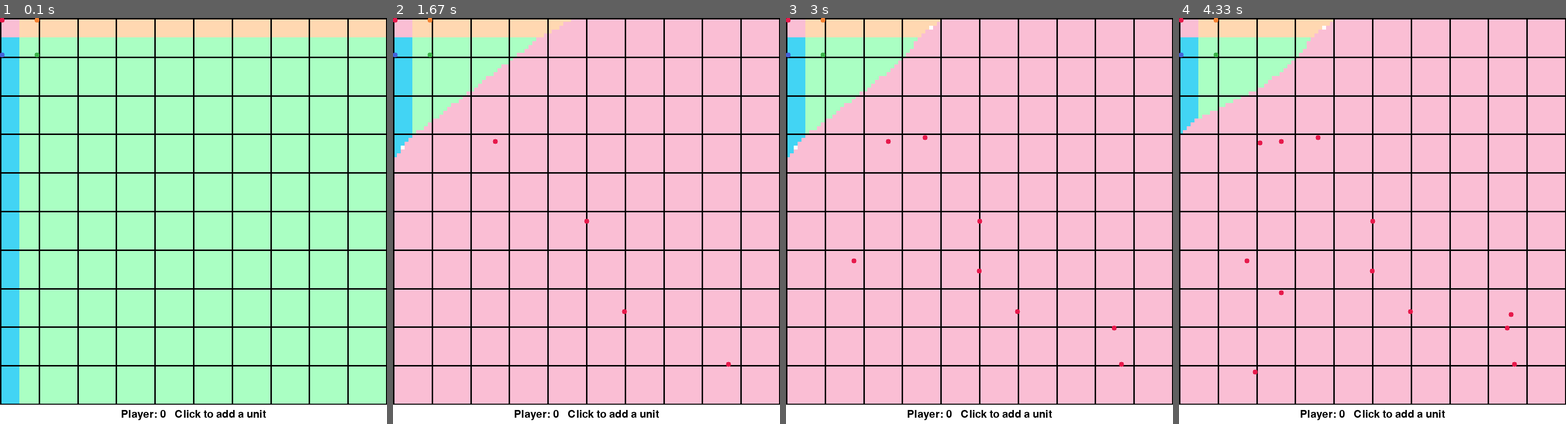
Above: before the commit, frames 1-4 (left to right).
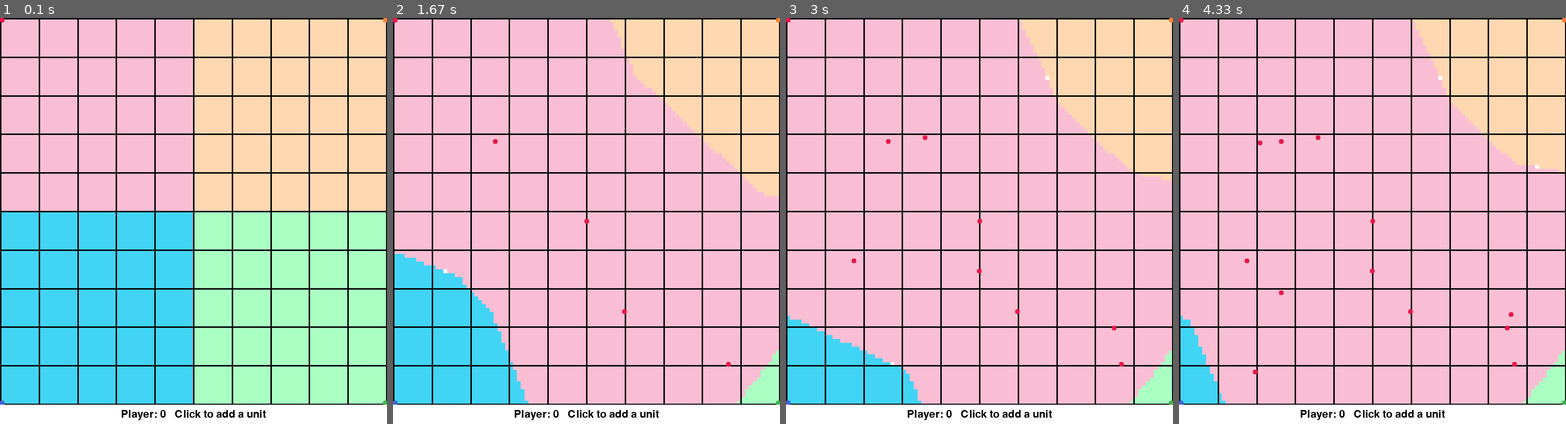
Above: after the commit, the same moments.

Repository: Shreeyak/COMS4444-Voronoi-Sim
Game: pygame game, started from main.py
Same seed, same stepped clock (60 frames per second), same inputs: the game is played once before the commit and once after it.
Inputs (mouse positions are in pixels of both pictures, inside the frame that each line leads up to):
- Up to frame 1 (0.1 s): no input
- Up to frame 2 (1.67 s): click (586, 221) at 0.38 s; click (625, 310) at 0.72 s; click (729, 363) at 1.05 s; click (493, 139) at 1.38 s
- Up to frame 3 (3 s): click (979, 269) at 1.72 s; click (925, 135) at 2.05 s; click (1114, 326) at 2.38 s; click (855, 261) at 2.72 s
- Up to frame 4 (4.33 s): click (1260, 143) at 3.05 s; click (1279, 294) at 3.38 s; click (1511, 314) at 3.72 s; click (1256, 371) at 4.05 s

The runs differ from the first frame. In frame 1, 61% of the frame differs, in the area x 0-100%, y 0-96%; in frame 2, 27%; in frame 3, 21%; in frame 4, 17%.

Commit message:
bugfix - default unit spawn loc fixed

Diff:
--- a/voronoi_game.py
+++ b/voronoi_game.py
@@ -40,6 +40,12 @@
         player_colors = ['#e6194B', '#f58231', '#3cb44b', '#4363d8']
         self.player_colors = list(map(self._hex_to_rgb, player_colors))
 
+        self.home_offset = 0.5  # Home bases are offset from corner by this amt
+        self.spawn_loc = {0: (self.home_offset, self.home_offset),
+                          1: (self.home_offset, self._MAP_W - self.home_offset),
+                          2: (self._MAP_W - self.home_offset, self._MAP_W - self.home_offset),
+                          3: (self._MAP_W - self.home_offset, self.home_offset)}
+
         # Optimization
         self._num_contested_pts_check = 10  # Number of closest points to check in case of disputed cells.
 
@@ -56,10 +62,10 @@
         self.unit_map = np.zeros((self._MAP_W, self._MAP_W, 4), dtype=np.uint8)
 
         # Game starts with 1 unit for each player in the corners
-        self.add_units([Unit(0, (0.5, 0.5)),
-                        Unit(1, (0.5, 9.5)),
-                        Unit(2, (9.5, 9.5)),
-                        Unit(3, (9.5, 0.5))])
+        self.add_units([Unit(0, self.spawn_loc[0]),
+                        Unit(1, self.spawn_loc[1]),
+                        Unit(2, self.spawn_loc[2]),
+                        Unit(3, self.spawn_loc[3])])
         self.compute_occupancy_map()
 
     def _get_cell_origins(self) -> np.ndarray:
